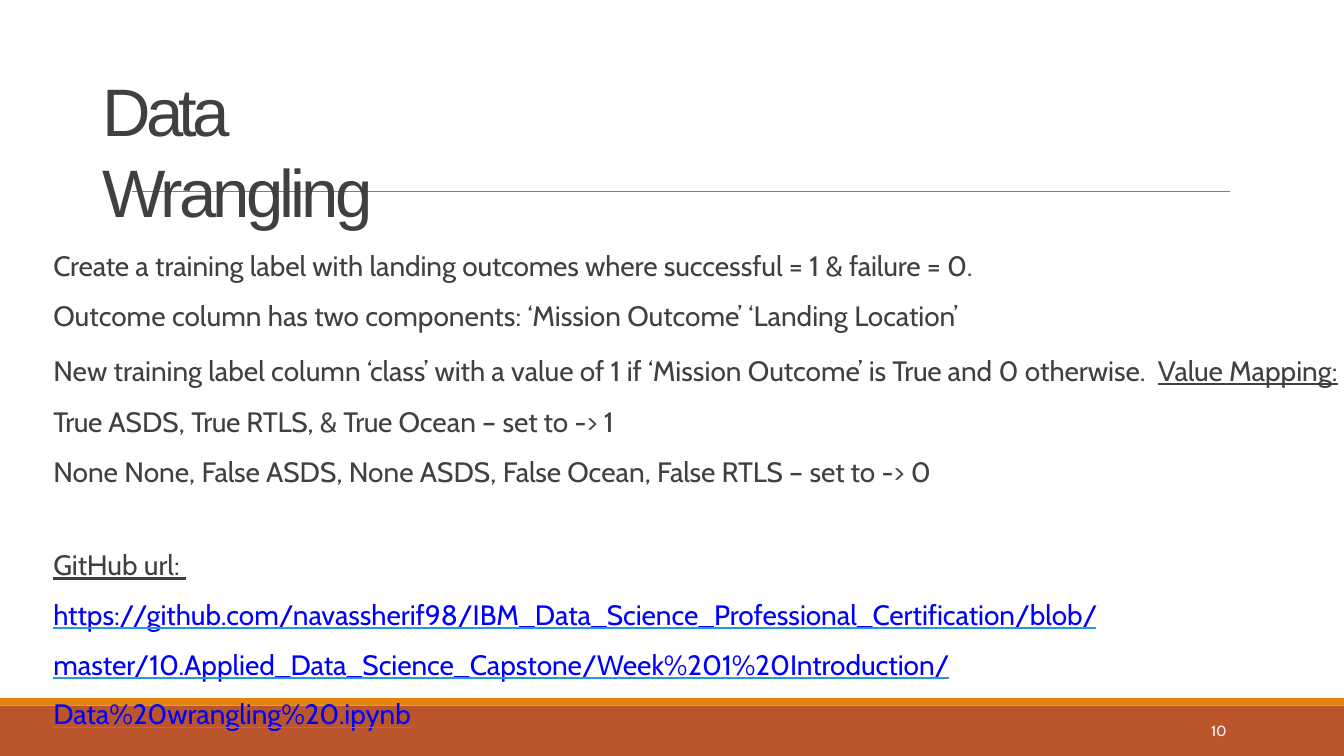
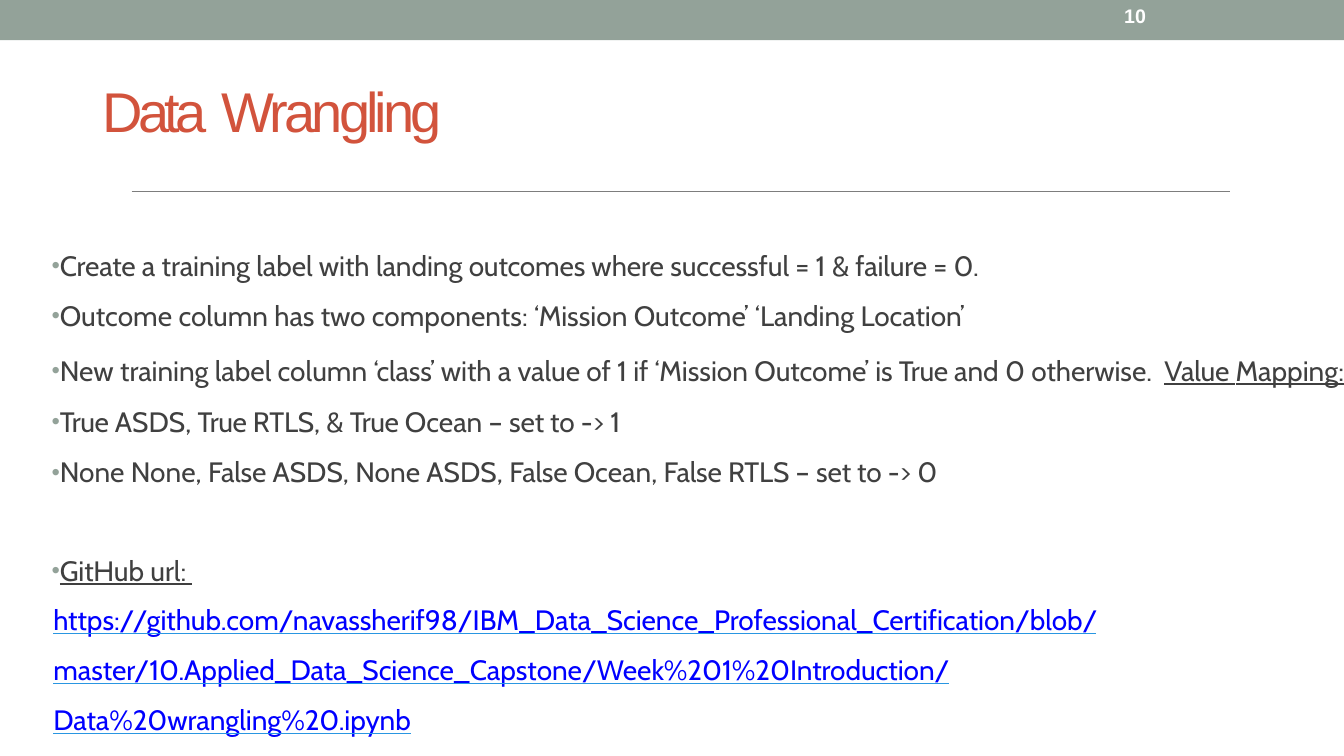
Before and after one commit to aimlresearcher/IBM-Data-Science-Professional-Certificate, a slide deck: slide 10 of COURSE 10 - Applied Data Science Capstone/Week 5 Present Your Data-Driven Insights/Data Science Journey.pptx. Drawn at 1344x756 pixels with LibreOffice and Linux fonts; fonts in the diff are those of the drawing. Boxes give left, top, right and bottom in pixels: in the first picture for what was removed or moved away, otherwise in the second. Text is boxed around its words. In the diff, an @@ line names an element or a change of style, - is before the commit and + after.

Commit message:
IBM Data Science

```diff
--- a/COURSE 10 - Applied Data Science Capstone/Week 5 Present Your Data-Driven Insights/Data Science Journey.pptx
+++ b/COURSE 10 - Applied Data Science Capstone/Week 5 Present Your Data-Driven Insights/Data Science Journey.pptx
@@ rectangle added at (x1=0, y1=0, x2=1344, y2=40), fill #93A299 @@
@@ page number moved from (x1=1211, y1=725, x2=1227, y2=736) to (x1=1124, y1=9, x2=1146, y2=23) @@
@@ page number at (x1=1124, y1=9, x2=1146, y2=23): size 10.5 to 14 pt, font Cabin to Arial, bold on; vertical alignment top to middle @@
@@ title "Data Wrangling" at (x1=102, y1=91, x2=442, y2=142): size 48 to 40 pt, text colour #404040 to #D2533C; vertical alignment top to middle @@
@@ text "Create a training label with ..." at (x1=53, y1=255, x2=1344, y2=687): bullet none to •; more space between paragraphs @@
@@ freeform shape removed at (x1=0, y1=706, x2=1344, y2=756) @@
@@ freeform shape removed at (x1=0, y1=699, x2=1344, y2=706) @@
```
Also in this commit, not shown: 45 other slides changed, 1 other file.
